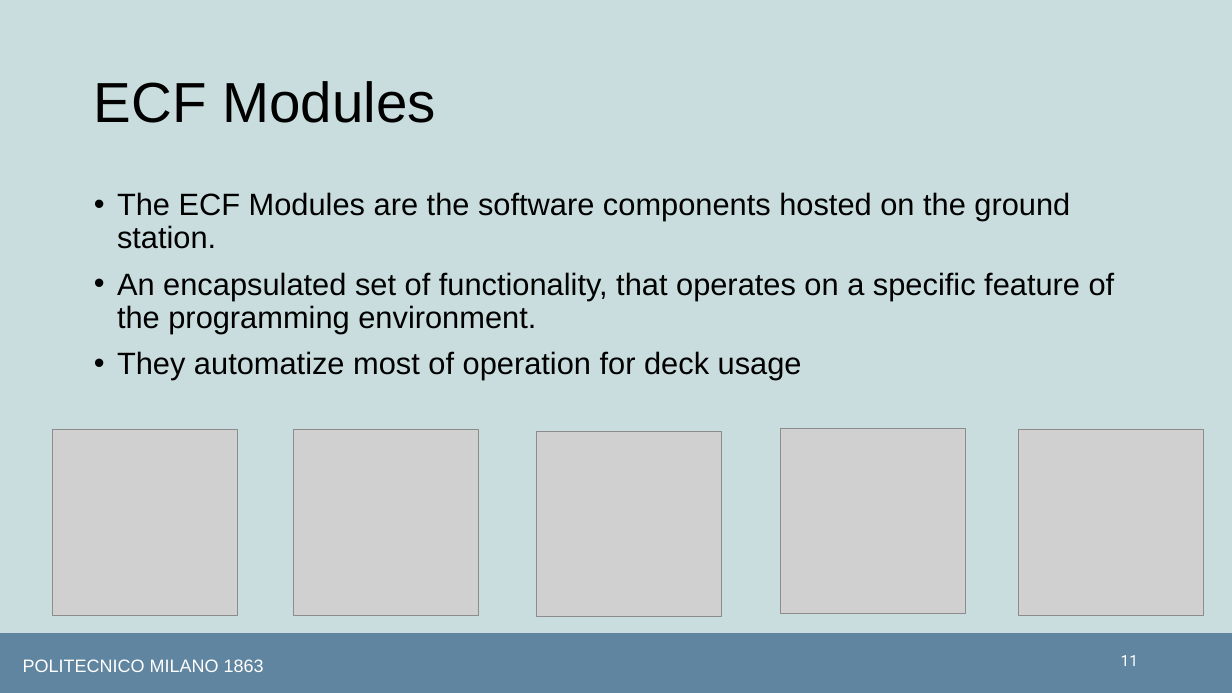
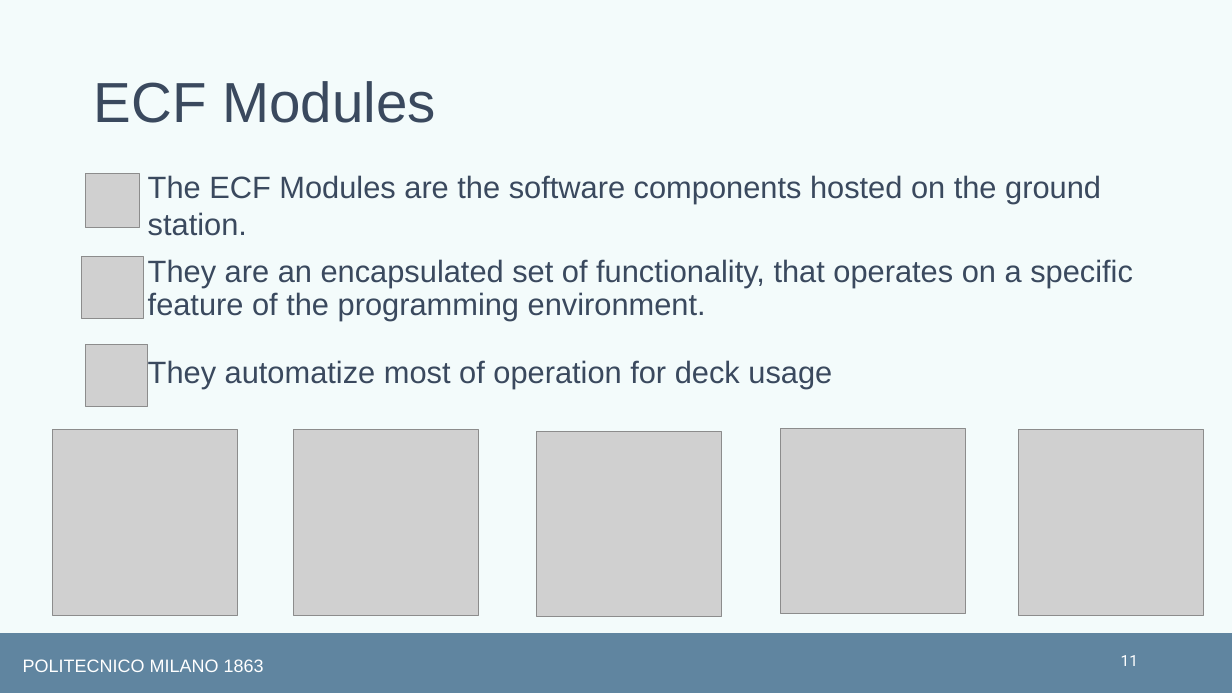
Before and after one commit to matplona/crazyflie-lib-python, a slide deck: slide 11 of Thesis/Presentation/thesis_presentation.pptx. Drawn at 1232x693 pixels with LibreOffice and Linux fonts; fonts in the diff are those of the drawing; grey boxes stand for pictures. Boxes give left, top, right and bottom in pixels: in the first picture for what was removed or moved away, otherwise in the second. Text is boxed around its words. In the diff, an @@ line names an element or a change of style, - is before the commit and + after.

```diff
--- a/Thesis/Presentation/thesis_presentation.pptx
+++ b/Thesis/Presentation/thesis_presentation.pptx
@@ background #C9DDDE to #F3FBFB @@
@@ title "ECF Modules" at [94, 81, 435, 123]: text colour #000000 to #3A495E @@
@@ picture added at [85, 173, 140, 227] @@
@@ text added at [148, 175, 1101, 236], 24 pt, text #3A495E @@
+The ECF Modules are the software components hosted on the ground station.
@@ text removed at [117, 192, 1115, 380] @@
-• The ECF Modules are the software components hosted on the ground station.
-• An encapsulated set of functionality, that operates on a specific feature of the programming environment.
-• They automatize most of operation for deck usage
@@ picture added at [81, 256, 143, 318] @@
@@ text added at [148, 259, 1133, 321], 24 pt, text #3A495E @@
+They are an encapsulated set of functionality, that operates on a specific feature of the programming environment.
@@ picture added at [86, 345, 148, 407] @@
@@ text added at [148, 360, 832, 388], 24 pt, text #3A495E @@
+They automatize most of operation for deck usage
```
Also in this commit, not shown: 10 other slides changed, 6 slides added, 3 slides removed, 7 other files.
